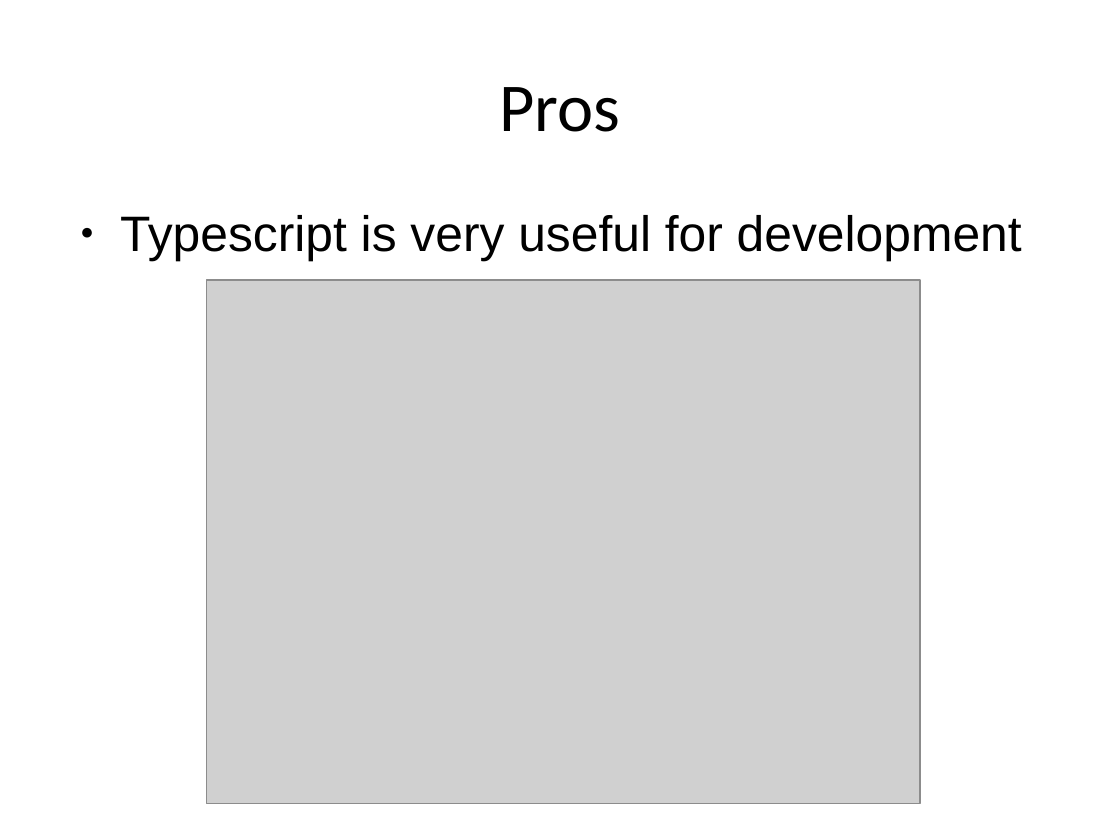
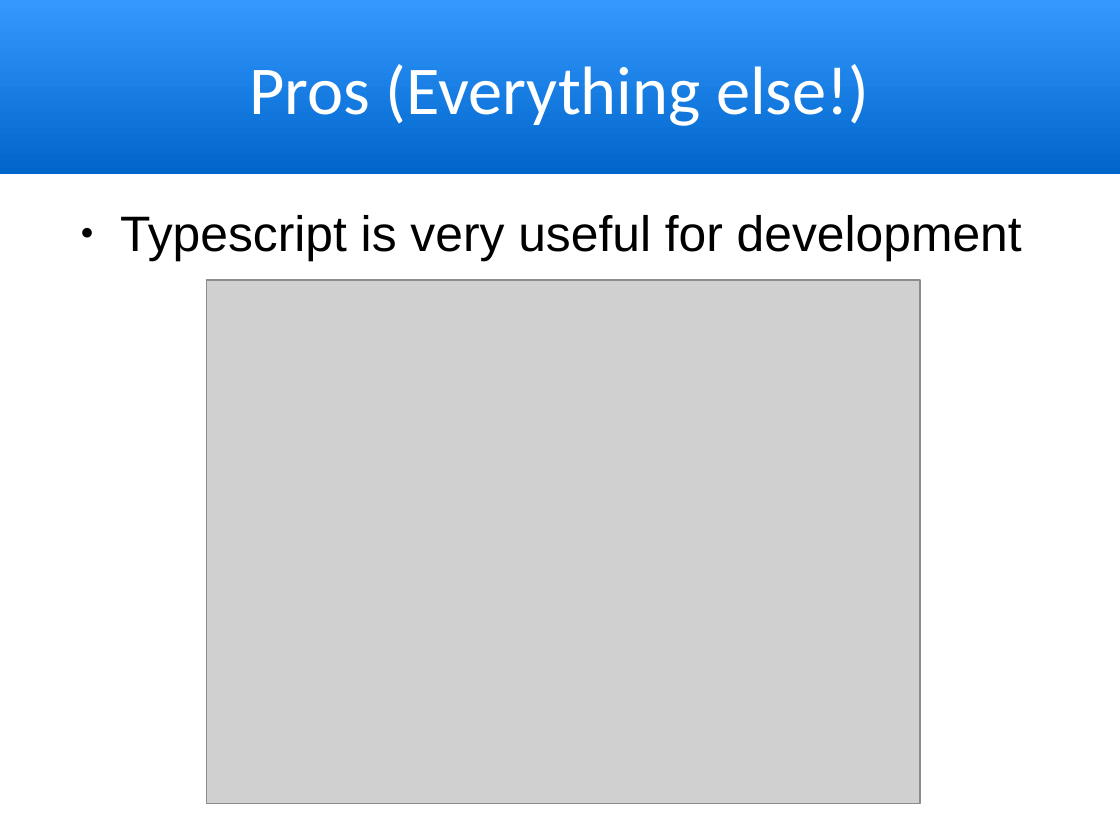
Before and after one commit to trognus/devcon2016, a slide deck: slide 25 of devconNg2_2.odp (slide 12 before the commit). Drawn at 1120x840 pixels with LibreOffice and Linux fonts; fonts in the diff are those of the drawing; grey boxes stand for pictures. Boxes give left, top, right and bottom in pixels: in the first picture for what was removed or moved away, otherwise in the second. Text is boxed around its words. In the diff, an @@ line names an element or a change of style, - is before the commit and + after.

```diff
--- a/devconNg2_2.odp
+++ b/devconNg2_2.odp
@@ title "Pros (Everything else!)": place and size @@
-title "Pros (Everything else!)" at box(499, 87, 620, 132)
+title "Pros (Everything else!)" at box(0, 0, 1120, 174)
@@ title "Pros (Everything else!)" at box(0, 0, 1120, 174): fill none to gradient #0066CC to #3399FF @@
@@ title at box(249, 64, 869, 126): text changed; text colour #000000 to #FFFFFF @@
-Pros
+Pros (Everything else!)
```
Also in this commit, not shown: 10 other slides changed, 22 slides added, 3 slides removed, 1 other file.
